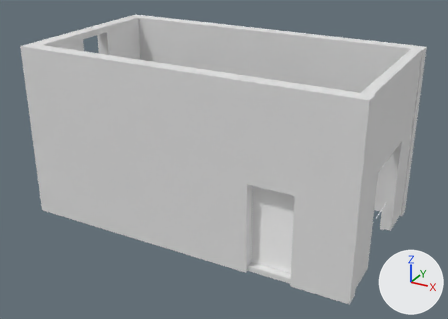
The Blender file Models/entryway.blend as it was, and as the next commit left it.
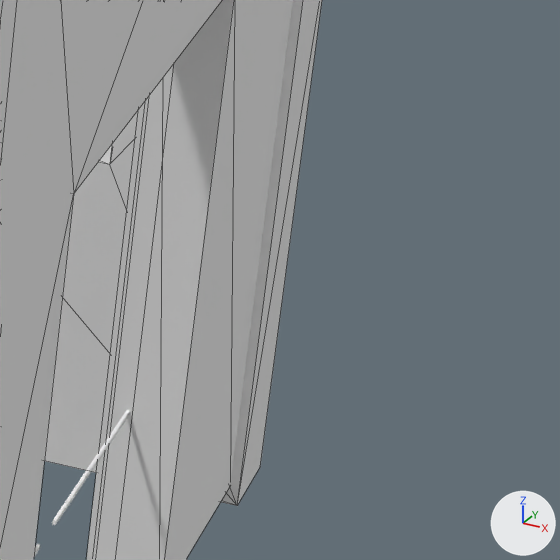
Old and new are each drawn whole from a 50 mm lens placed at (6.19, -11.6, 5.81), pointed at (-0.01, -0.32, 0.17) and again close up on the part from 82% to 100% of the width and 45% to 70% of the height. The lights are fixed; the arrows at lower right show +X, +Y and +Z. The close-ups show mesh edges as thin lines.

Objects in the first close-up: 'Cube.022', 'elevator_door_metallic_line', 'wall', 'wall.001', 'wall.005'.
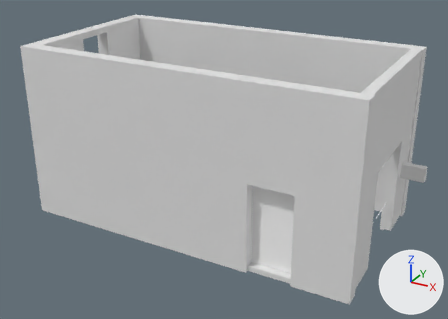
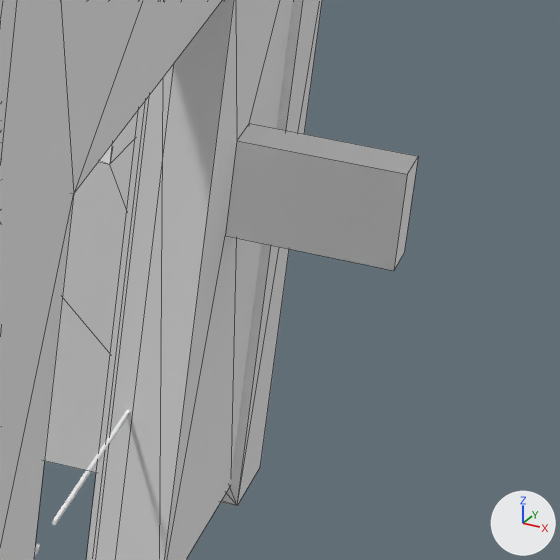
Location of each change, (x1, y1, x2, y2) in pixels of the close-ups (560 x 560 px):
'Cube.022', reshaped: before (0, 0, 293, 560); after (0, 0, 418, 560)
part 1 of me_cube_016, built on: before (164, 0, 293, 560); after (164, 0, 418, 560)

What changed in the scene script:
```text
Change me_cube_016:
    used by ob_cube_022; location = (3.506, -0.027, 0.718); scale = (0.0585, 1.0, 1.0)
    remove me_cube_016.from_pydata(...)  # 16 vertices, 28 faces; spans x -1.86..1.86, y -1.78..1.78, z -1.97..1.95
    add me_cube_016.from_pydata(...)  # 31 vertices, 43 faces; spans x -1.86..10.8, y -1.78..1.78, z -1.97..1.95
    me_cube_016 part 1
    6 faces are deleted
    9 vertices are added at x -1.86..10.8, y 1.18..1.78, z -0.79..0.18
    6 new vertices lie (0.0, 0.15, 0.0) away from vertices in x -1.86..10.8, y 1.18, z -0.79..-0.46
    21 new faces join them
```
